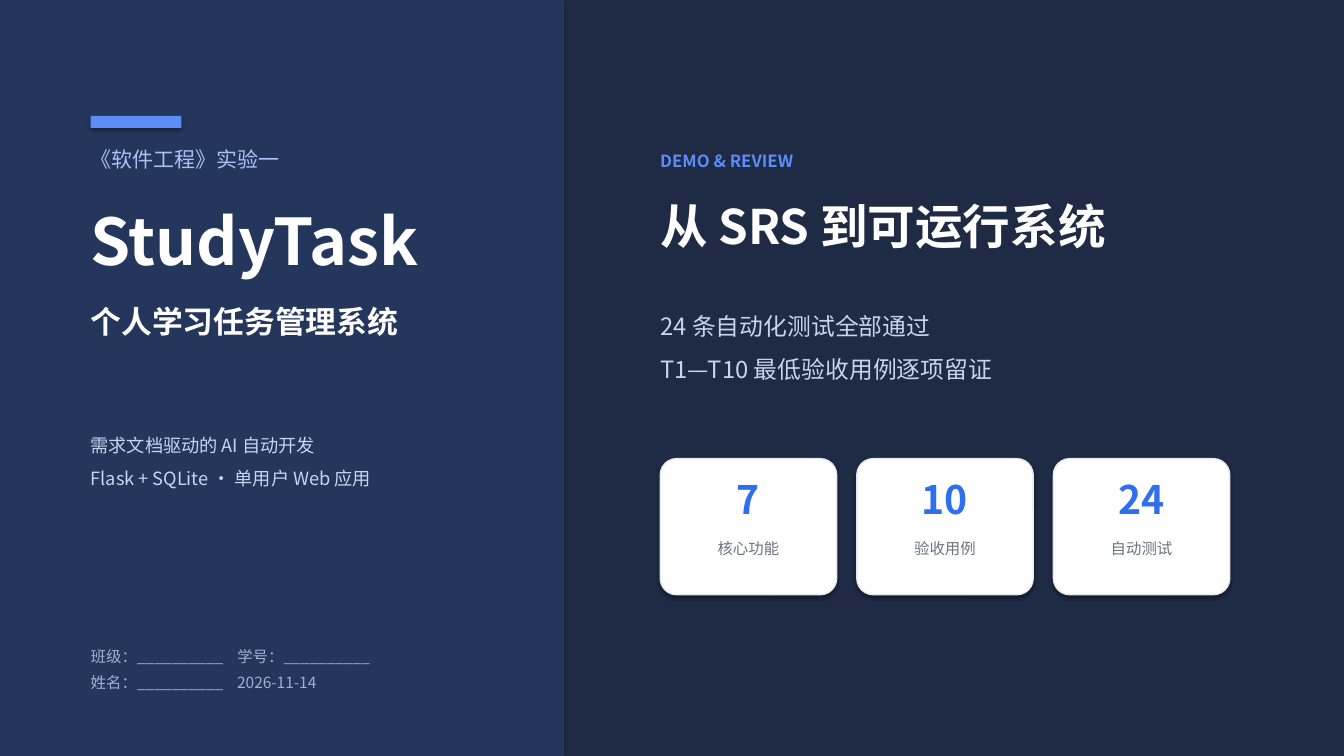
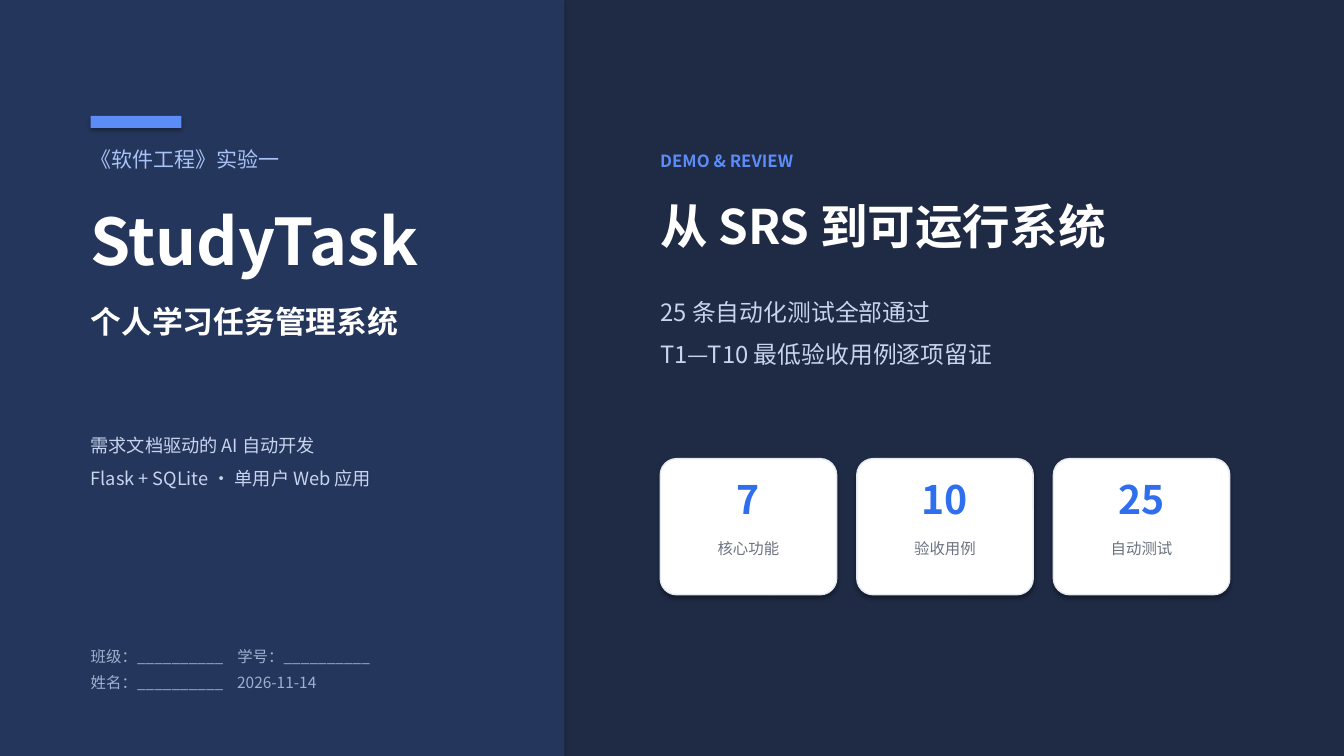
Before and after one commit to yq-wcq/24-2-_242806010229_StudyTask, a slide deck: slide 1 of docs/实验一演示.pptx. Drawn at 1344x756 pixels with LibreOffice and Linux fonts; fonts in the diff are those of the drawing. Boxes give left, top, right and bottom in pixels: in the first picture for what was removed or moved away, otherwise in the second. Text is boxed around its words. In the diff, an @@ line names an element or a change of style, - is before the commit and + after.

```diff
--- a/docs/实验一演示.pptx
+++ b/docs/实验一演示.pptx
@@ text at (x1=660, y1=301, x2=992, y2=365): text changed @@
-24 条自动化测试全部通过
-T1—T10 最低验收用例逐项留证
+25 条自动化测试全部通过
+T1—T10 最低验收用例逐项留证
@@ text at (x1=1119, y1=484, x2=1165, y2=515): text changed @@
-24
+25
```
Also in this commit, not shown: 4 other slides changed, 8 other files.
